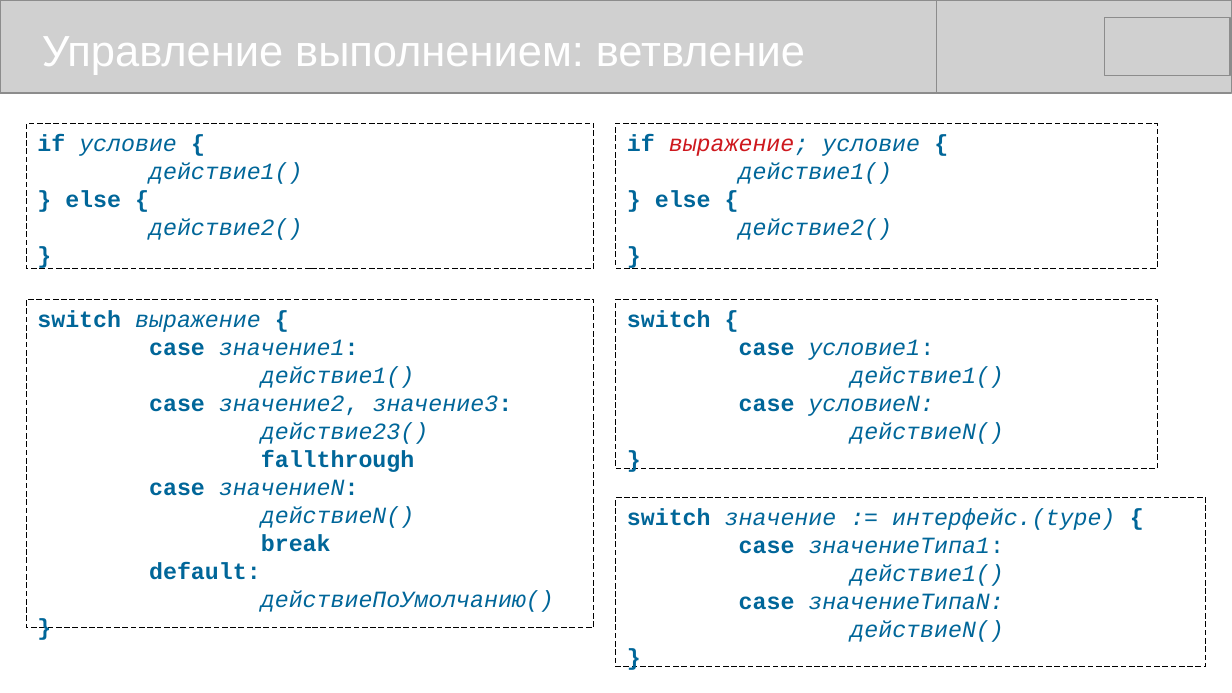
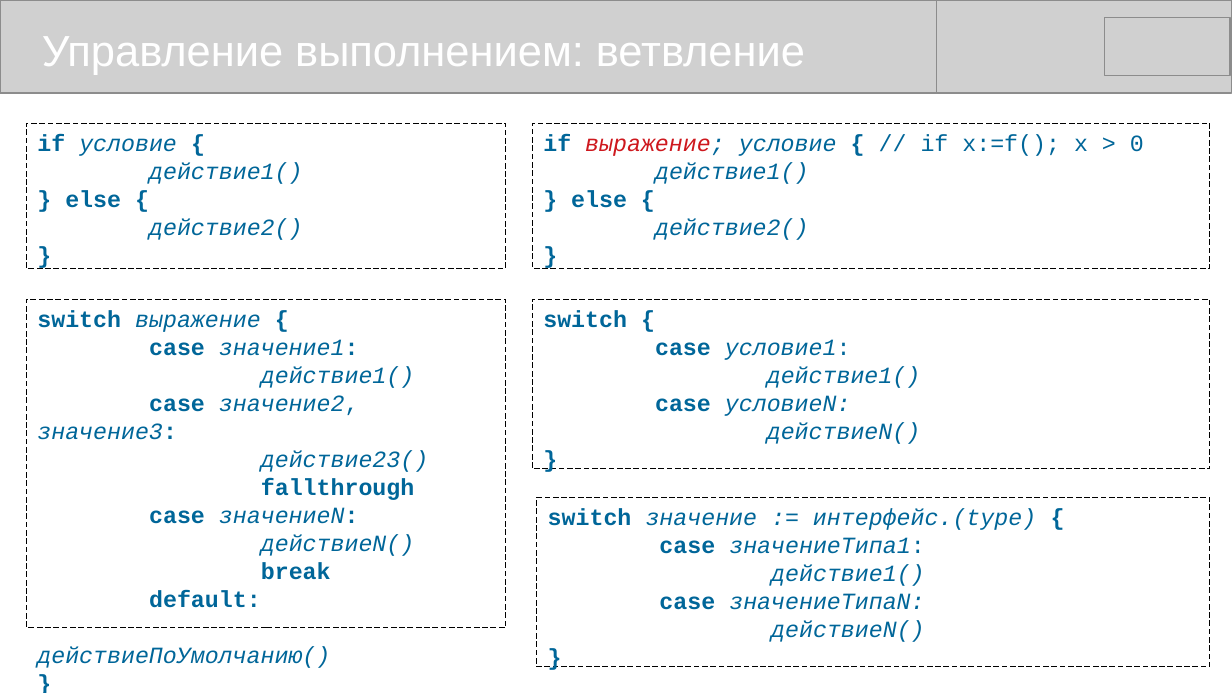
Before and after one commit to mike-shock/Go_language, a slide deck: slide 12 of Go_Preview.odp. Drawn at 1232x693 pixels with LibreOffice and Linux fonts; fonts in the diff are those of the drawing; grey boxes stand for pictures. Boxes give left, top, right and bottom in pixels: in the first picture for what was removed or moved away, otherwise in the second. Text is boxed around its words. In the diff, an @@ line names an element or a change of style, - is before the commit and + after.

```diff
--- a/Go_Preview.odp
+++ b/Go_Preview.odp
@@ rectangle "if условие {": place and size @@
-rectangle "if условие {" at [27, 123, 595, 268]
+rectangle "if условие {" at [27, 123, 506, 268]
@@ rectangle "if выражение; условие { // ...": place and size @@
-rectangle "if выражение; условие { // ..." at [616, 123, 1157, 268]
+rectangle "if выражение; условие { // ..." at [532, 123, 1210, 268]
@@ text in rectangle at [543, 135, 1144, 156]: text changed; italic off @@
-if выражение; условие {
+if выражение; условие { // if x:=f(); x > 0
@@ rectangle "switch выражение {": place and size @@
-rectangle "switch выражение {" at [27, 300, 595, 628]
+rectangle "switch выражение {" at [27, 300, 506, 628]
@@ rectangle "switch {": place and size @@
-rectangle "switch {" at [616, 300, 1157, 470]
+rectangle "switch {" at [532, 300, 1210, 470]
@@ rectangle "switch значение := интерфейс.(type) {": place and size @@
-rectangle "switch значение := интерфейс.(type) {" at [616, 497, 1206, 667]
+rectangle "switch значение := интерфейс.(type) {" at [537, 497, 1210, 667]
```
Also in this commit, not shown: 4 other slides changed, 1 other file.
